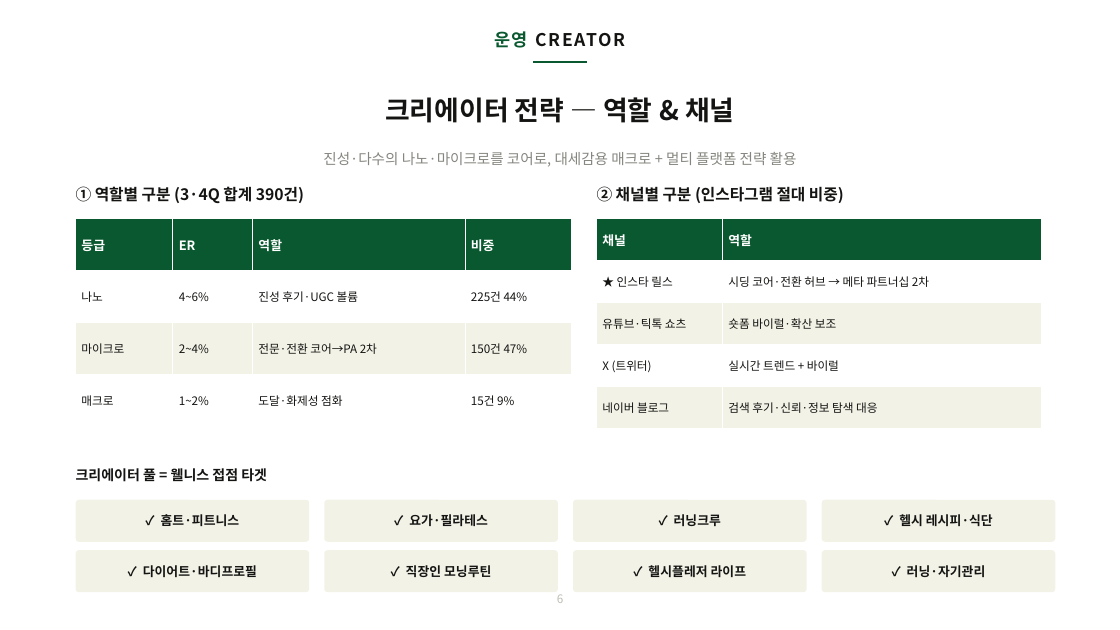
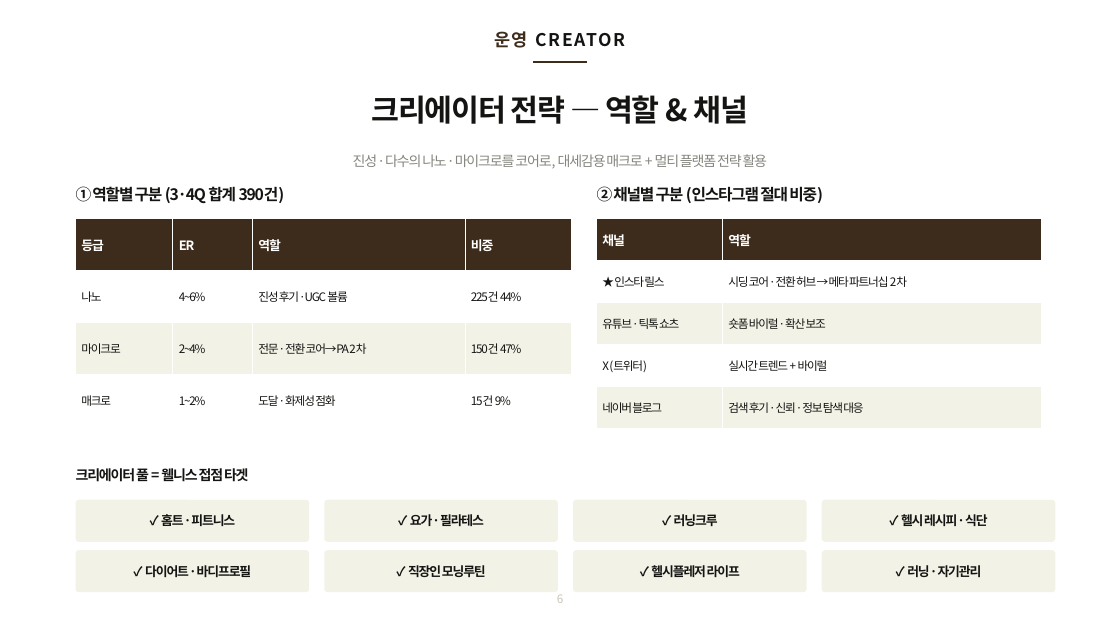
Before and after one commit to bat-han-26/oy_all-the-better_proposal, a slide deck: slide 6 of proposal/BAT_올리브영_2026_올더베러_마케팅제안_클린재설계_HAN.pptx. Drawn at 1120x630 pixels with LibreOffice and Linux fonts; fonts in the diff are those of the drawing. Boxes give left, top, right and bottom in pixels: in the first picture for what was removed or moved away, otherwise in the second. Text is boxed around its words. In the diff, an @@ line names an element or a change of style, - is before the commit and + after.

```diff
--- a/proposal/BAT_올리브영_2026_올더베러_마케팅제안_클린재설계_HAN.pptx
+++ b/proposal/BAT_올리브영_2026_올더베러_마케팅제안_클린재설계_HAN.pptx
@@ text "운영 CREATOR" at [494,31,625,48]: text colour #09582F to #3D2B1B in "운영" @@
@@ elbow line (533, 62) - (586, 62): stroke #09582F 2.2 pt to #3D2B1B 2.2 pt @@
@@ text "크리에이터 전략 — 역할 & ..." at [371,95,749,124]: size 23 to 26 pt, letter spacing 0 to -1 pt @@
@@ text "진성·다수의 나노·마이크로를 코어로, 대세감용 매크로 ..." at [353,154,768,168]: size 12.5 to 12 pt, letter spacing 0 to -1 pt @@
@@ table at [76,218,571,427] @@
@@ fill #09582F to #3D2B1B in row 1 @@
@@ letter spacing 0 to -1 pt @@
@@ table at [597,218,1042,429] @@
@@ fill #09582F to #3D2B1B in row 1 @@
@@ letter spacing 0 to -1 pt @@
@@ letter spacing 0 to -1 pt in 11 elements at [76,186,285,203], [597,186,823,203], [76,466,249,484], [161,514,235,526], [410,514,484,526], [674,514,718,526], [901,514,987,526], [145,565,251,577], [408,565,486,577], [651,565,740,577], [907,565,981,577] @@
```
Also in this commit, not shown: 36 other slides changed, 1 other file.
